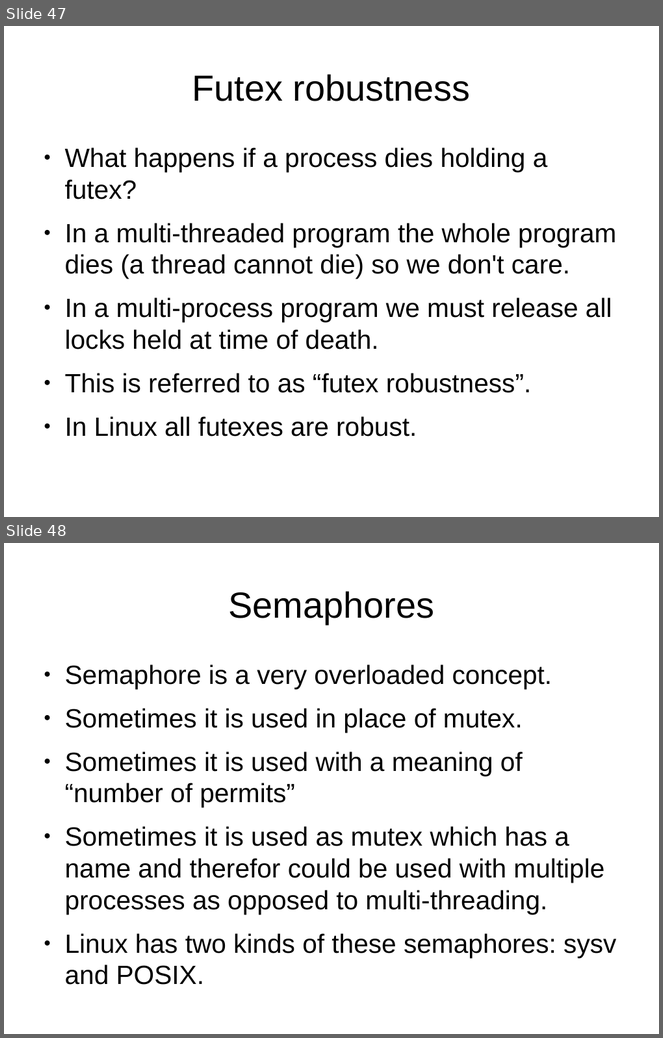
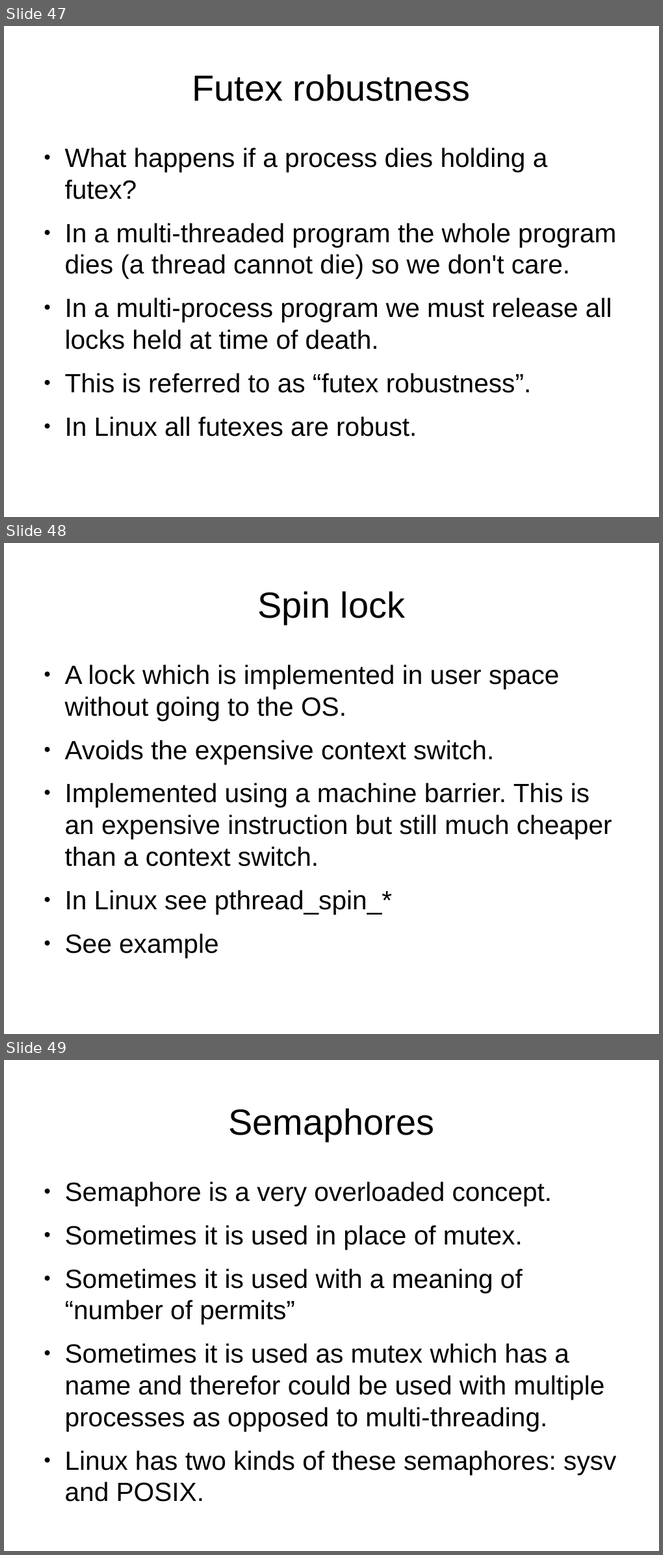
Before and after one commit to veltzer/demos, a slide deck: cpp/multi_core/multicore.odp. Shown one above the other, each under a label of ours: slides 47 and 48 before the commit, slides 47, 48 and 49 after it. The pictures are 663x1038 and 663x1555 pixels, drawn with LibreOffice and Linux fonts; fonts in the diff are those of the drawing. Boxes give left, top, right and bottom in pixels: in the first picture for what was removed or moved away, otherwise in the second. Text is boxed around its words. In the diff, an @@ line names an element or a change of style, - is before the commit and + after.

```diff
--- a/cpp/multi_core/multicore.odp
+++ b/cpp/multi_core/multicore.odp
@@ slide 48 added at (4, 543, 659, 1034), background #FFFFFF @@
@@ title added at (258, 591, 405, 624), 44 pt, text #000000 @@
+Spin lock
@@ text added at (65, 665, 612, 958), 32 pt, text #000000 @@
+● A lock which is implemented in user space without going to the OS.
+● Avoids the expensive context switch.
+● Implemented using a machine barrier. This is an expensive instruction but still much cheaper than a context switch.
+● In Linux see pthread_spin_*
+● See example
@@ what was slide 48 is now slide 49 @@
```
Also in this commit, not shown: 4 other files.
